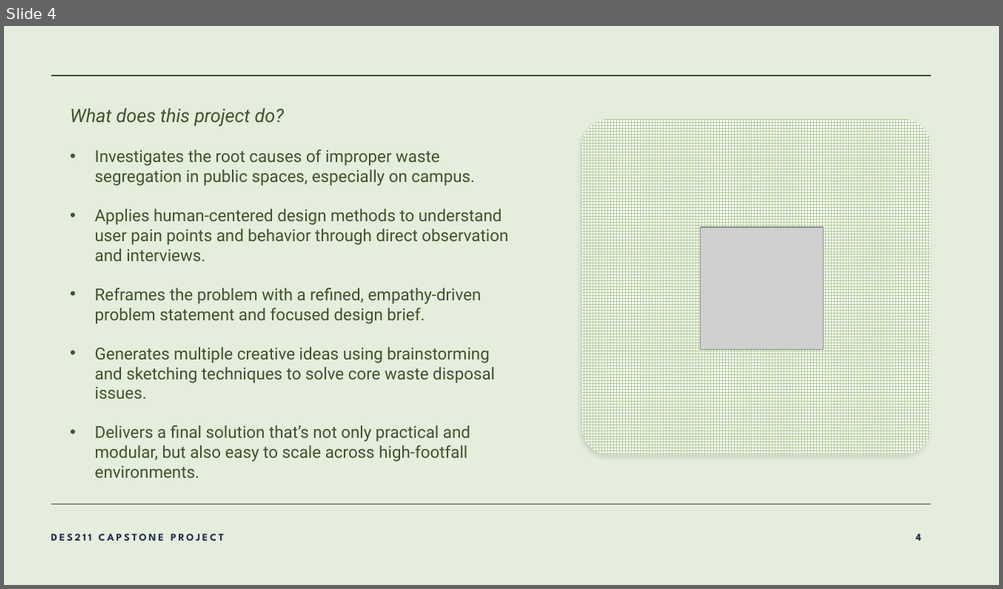
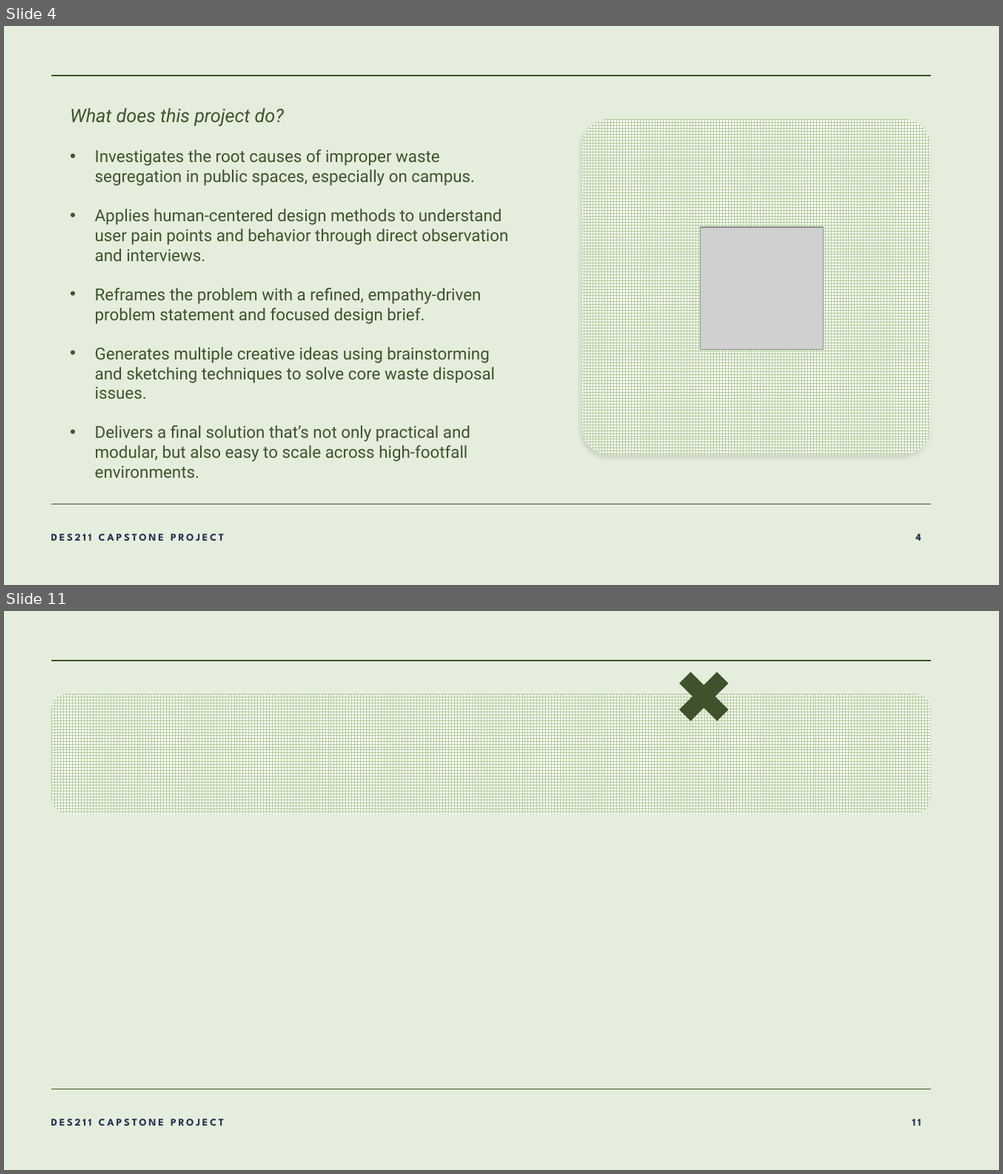
Before and after one commit to lalitm1004/DES211-CCD, a slide deck: presentation.pptx. Shown one above the other, each under a label of ours: slide 4 before the commit, slides 4 and 11 after it; the slides between them are not shown. The pictures are 1003x589 and 1003x1174 pixels, drawn with LibreOffice and Linux fonts; fonts in the diff are those of the drawing; grey boxes stand for pictures; background and template pictures are left out. Boxes give left, top, right and bottom in pixels: in the first picture for what was removed or moved away, otherwise in the second. Text is boxed around its words. In the diff, an @@ line names an element or a change of style, - is before the commit and + after.

```diff
--- a/presentation.pptx
+++ b/presentation.pptx
@@ slide 11 added at [4, 611, 999, 1170], background #E5EDDD; not listed: 2 template elements that a slide beside it also shows @@
@@ plus added at [666, 659, 742, 735], fill #3E532A @@
@@ rounded rectangle added at [52, 694, 930, 813], fill pattern #B0CA98 on #FFFFFF @@
@@ text added at [51, 1119, 224, 1126], 10 pt, text #222F51, bold @@
+DES211 CAPSTONE PROJECT
@@ page number added at [912, 1119, 921, 1126], 10 pt, text #222F51, bold @@
+11
```
Also in this commit, not shown: 7 slides changed, 9 other slides added, 9 slides removed.
